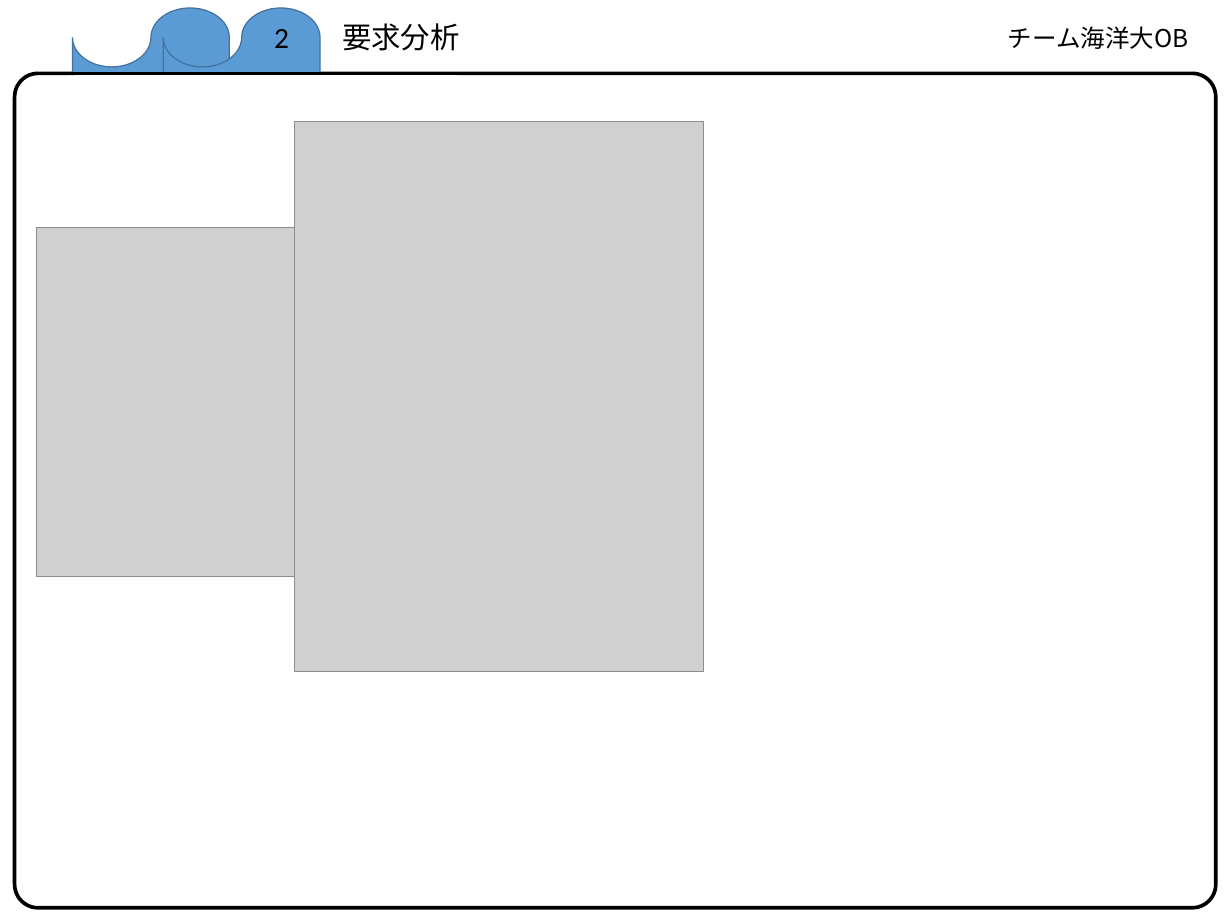
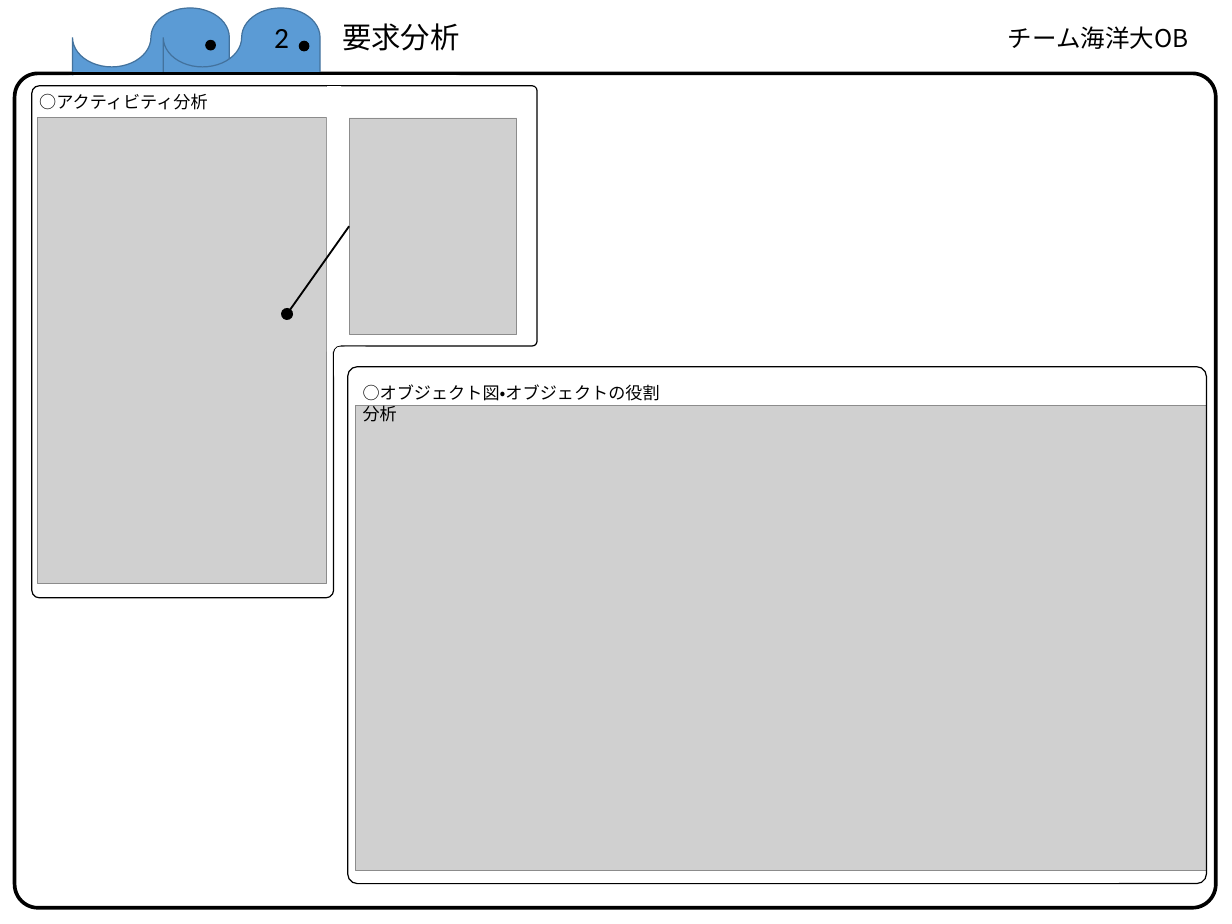
Before and after one commit to the-wizard-of-oz/ET_RoboCon_2017, a slide deck: slide 3 of 提出用シート.pptx. Drawn at 1232x924 pixels with LibreOffice and Linux fonts; fonts in the diff are those of the drawing; grey boxes stand for pictures. Boxes give left, top, right and bottom in pixels: in the first picture for what was removed or moved away, otherwise in the second. Text is boxed around its words. In the diff, an @@ line names an element or a change of style, - is before the commit and + after.

```diff
--- a/提出用シート.pptx
+++ b/提出用シート.pptx
@@ ellipse added at [206,40,216,50], fill #000000, outline #000000 1 pt @@
@@ ellipse added at [299,41,309,51], fill #000000, outline #000000 1 pt @@
@@ picture: place and size @@
-picture at [37,228,295,576]
+picture at [38,118,326,583]
@@ text added at [39,93,208,110], 14 pt, text #000000 @@
+○アクティビティ分析
@@ picture added at [349,118,517,334] @@
@@ picture removed at [294,121,703,671] @@
@@ arrow added from (349, 226) to (287, 314), #000000 1.5 pt @@
@@ group added at [32,83,538,598]: 3 rounded rectangles, 1 rectangle, 1 line, 1 ellipse @@
@@ rounded rectangle added at [348,367,1206,884], outline #000000 1 pt @@
@@ text added at [363,384,660,422], 14 pt, text #000000 @@
+○オブジェクト図・オブジェクトの役割分析
@@ picture added at [356,406,1206,870] @@
```
Also in this commit, not shown: 4 other slides changed, 2 slides added, 1 slide removed.
